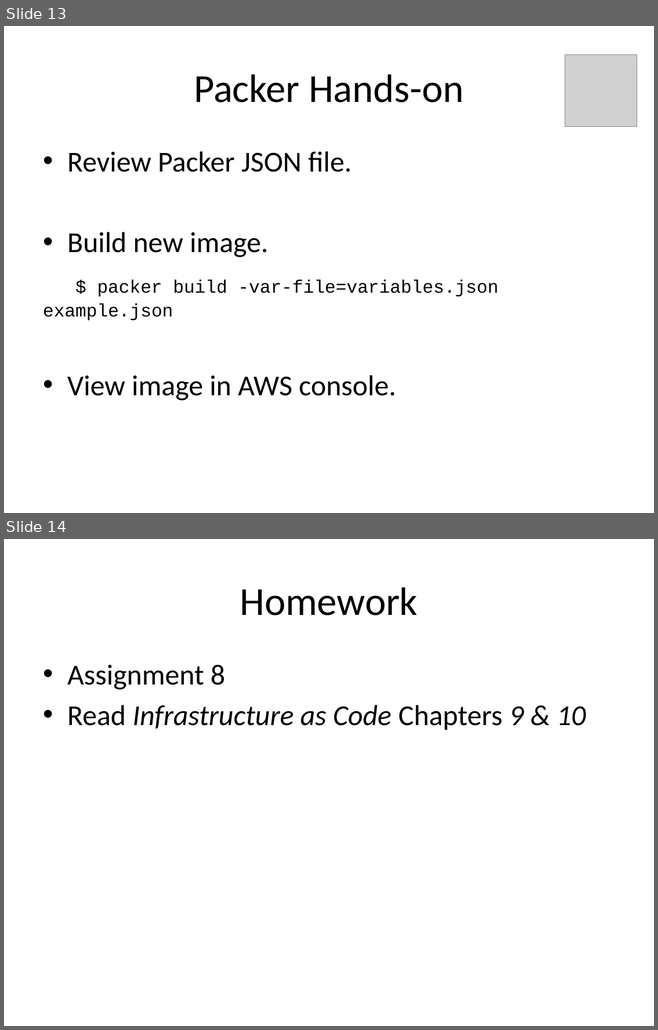
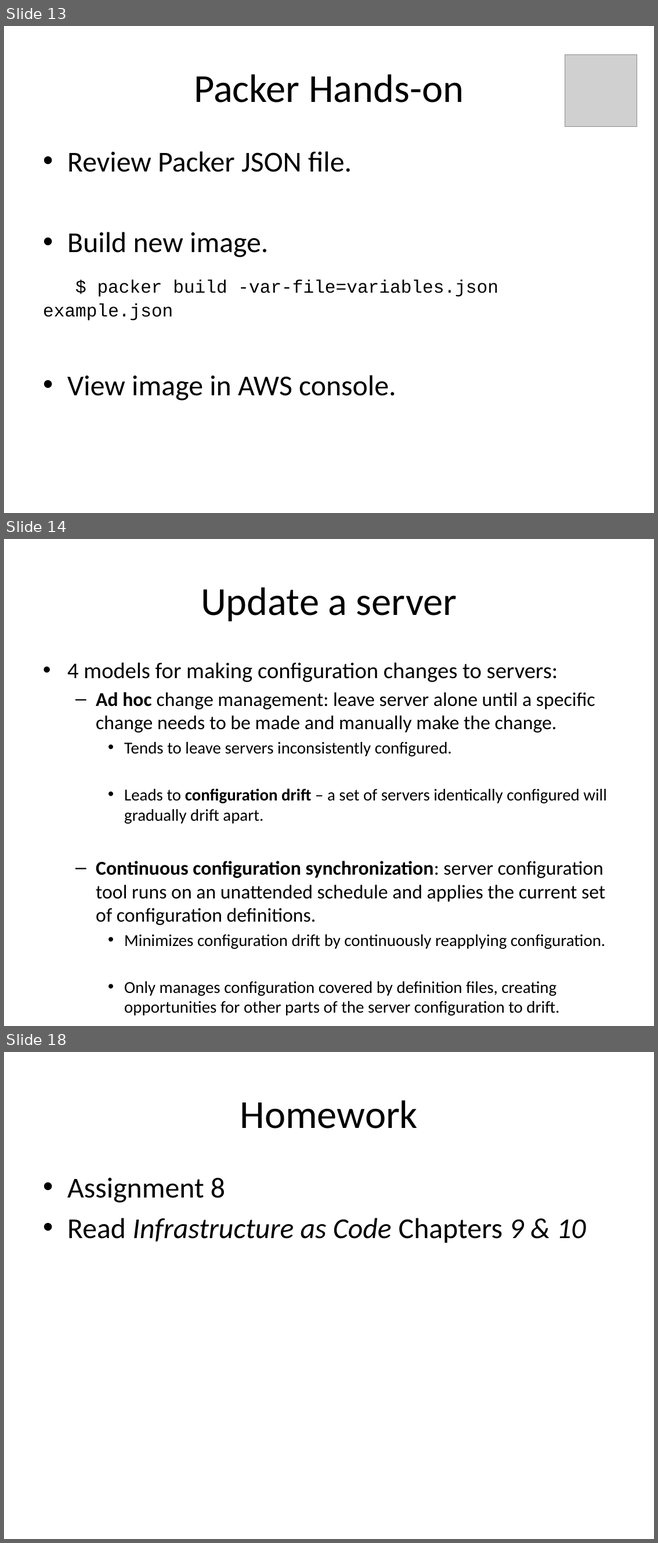
Before and after one commit to jasondbaker/infrastructure-class, a slide deck: lectures/infrastructure-week-10.pptx. Shown one above the other, each under a label of ours: slides 13 and 14 before the commit, slides 13, 14 and 18 after it; the slides between them are not shown. The pictures are 658x1030 and 658x1543 pixels, drawn with LibreOffice and Linux fonts; fonts in the diff are those of the drawing; grey boxes stand for pictures. Boxes give left, top, right and bottom in pixels: in the first picture for what was removed or moved away, otherwise in the second. Text is boxed around its words. In the diff, an @@ line names an element or a change of style, - is before the commit and + after.

```diff
--- a/lectures/infrastructure-week-10.pptx
+++ b/lectures/infrastructure-week-10.pptx
@@ slide 14 added at [4,539,654,1026], background #FFFFFF @@
@@ title added at [201,587,456,621], 44 pt, text #000000 @@
+Update a server
@@ text added at [67,663,607,1016], 18.6 pt, text #000000 @@
+• 4 models for making configuration changes to servers:
+  – Ad hoc change management: leave server alone until a specific change needs to be made and manually make the change.
+    • Tends to leave servers inconsistently configured.
+    • Leads to configuration drift – a set of servers identically configured will gradually drift apart.
+  – Continuous configuration synchronization: server configuration tool runs on an unattended schedule and applies the current set of configuration definitions.
+    • Minimizes configuration drift by continuously reapplying configuration.
+    • Only manages configuration covered by definition files, creating opportunities for other parts of the server configuration to drift.
@@ what was slide 14 is now slide 18 @@
```
Also in this commit, not shown: 3 slides changed, 3 other slides added, 3 other files.
